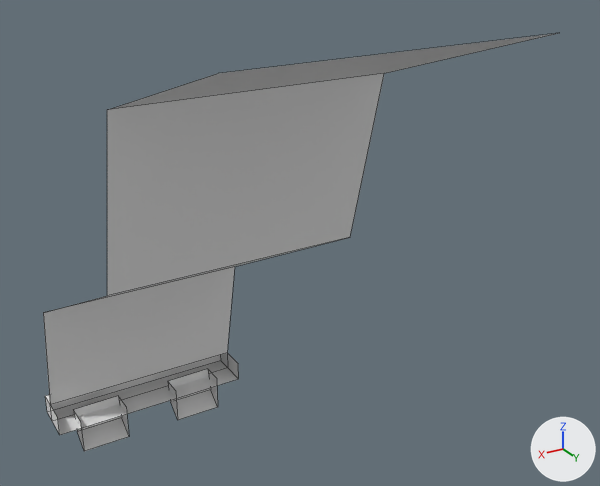
What one commit did to the FBX model Assets/Models/ExteriorHouse/ExteriorHouse_ModelFBX_HouseRoof_1.fbx.
Camera for both pictures: a 50 mm camera at (2.49, 7.14, 8.42) aimed at (-0.63, 1.94, 5.81). Every picture has the same lights, and +X, +Y and +Z are marked at lower right. The older version comes first. Mesh edges are drawn as thin lines. Where no turn or scale is listed for an object, it has been applied to the vertices.
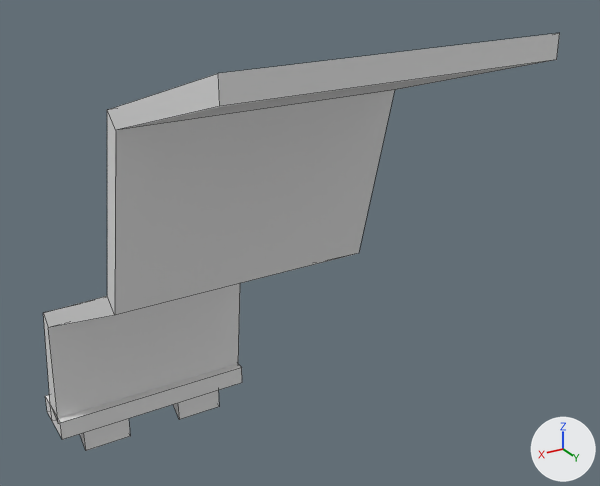
Boxes [x1, y1, x2, y2] around the edits, measured in the pictures (600 x 486 px):
'Plane.049', reshaped: before [43, 33, 558, 451]; after [43, 33, 560, 451]
part 1 of me_plane_018, rebuilt: before [168, 369, 218, 420]; after [173, 390, 219, 420]
part 2 of me_plane_018, rebuilt: before [73, 396, 129, 451]; after [80, 419, 130, 451]
part 3 of me_plane_018, built on: before [50, 353, 239, 435]; after [43, 33, 560, 440]

What the commit changed:
Material 'Roof.001' (mat_roof_001) is new.
Its base color is (0.8, 0.8, 0.8) (white #e7e7e7).
Its roughness is 0.4.
me_plane_018 is used by ob_plane_049; location (0.0, 0.0, 0.0).
me_plane_018 had 37 vertices, 20 faces and spanned x -1.0..1.0, y -0.46..4.0, z 3.09..7.7.
me_plane_018 now has 47 vertices, 38 faces and spans x -1.0..1.0, y -0.46..4.0, z 3.09..7.7.
me_plane_018 part 1: the loose piece of 8 vertices spanning x -0.74..-0.26, y -0.23..-0.01, z 3.09..3.47 is rebuilt with 8 vertices and now spans x -0.75..-0.27, y -0.23..-0.01, z 3.09..3.47.
me_plane_018 part 2: the loose piece of 8 vertices spanning x 0.3..0.78, y -0.23..0.0, z 3.09..3.47 is rebuilt with 8 vertices and now spans x 0.29..0.77, y -0.23..0.0, z 3.09..3.47.
Part 3, on me_plane_018:
3 vertices are removed from x -1.0..1.0, y -0.01..0.0, z 3.47..3.57.
2 faces are deleted.
2 vertices move from x -1.0..1.0, y 0.0, z 3.37 to x -1.0..1.0, y 0.09, z 3.37.
13 vertices are added at x -1.0..1.0, y -0.01..4.0, z 3.47..7.56.
4 new faces join them, mat_entrancegoodtexture (white #e7e7e7).
10 new faces join them, mat_roof (white #e7e7e7).
4 new faces join them, mat_roof_001 (white #e7e7e7).
me_plane_018 gains material mat_roof_001 (white #e7e7e7).
